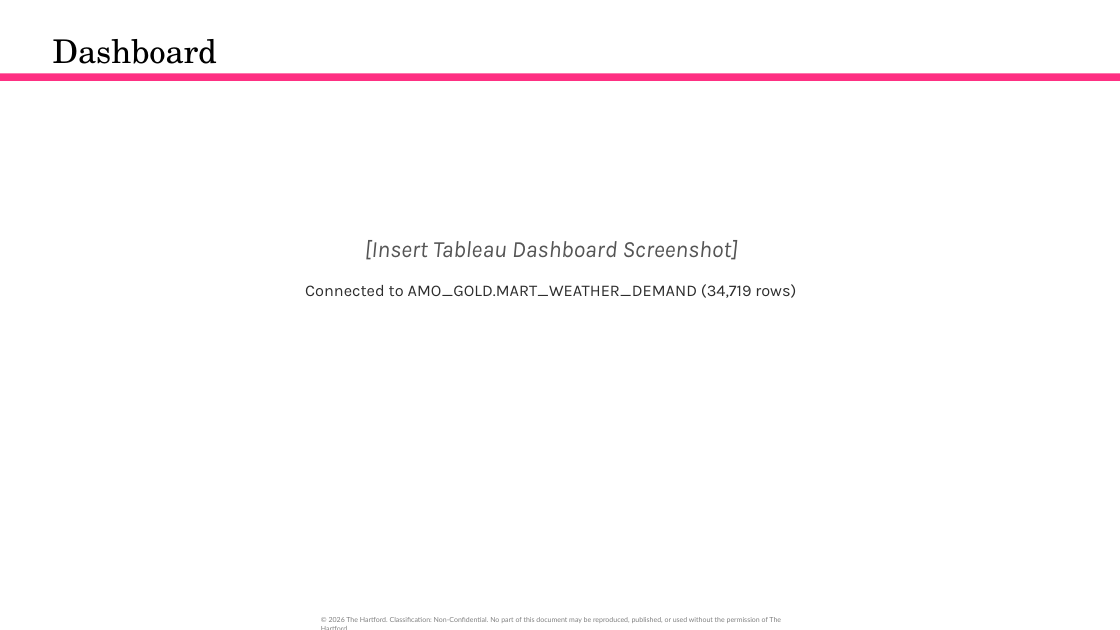
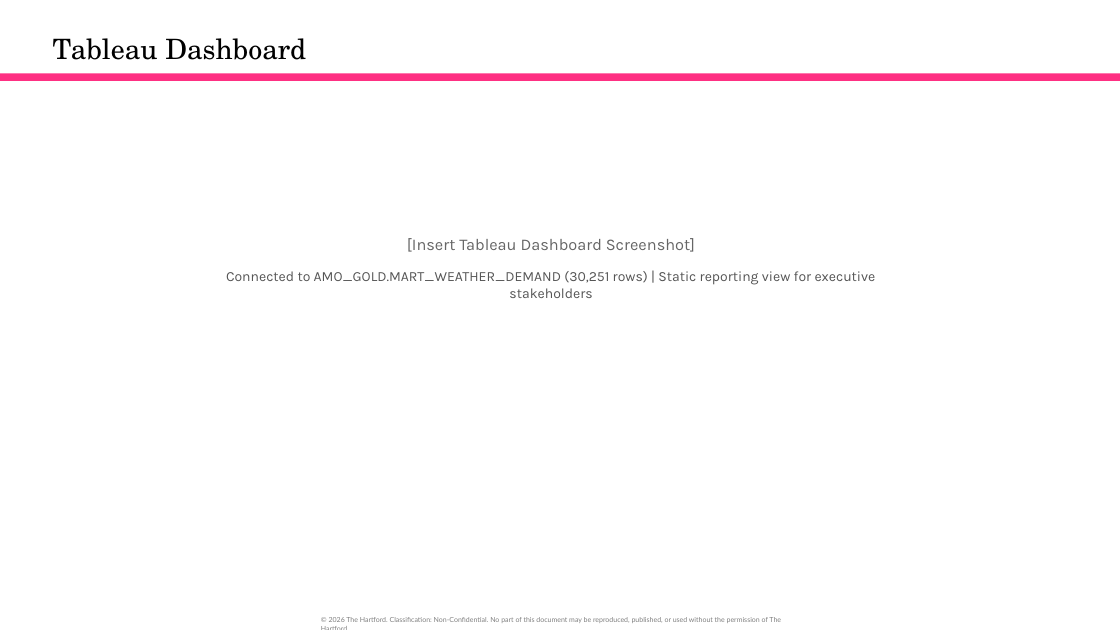
Before and after one commit to orlandojmarin/nyc-taxi-capstone, a slide deck: slide 16 of docs/Capstone_Presentation.pptx (slide 15 before the commit). Drawn at 1120x630 pixels with LibreOffice and Linux fonts; fonts in the diff are those of the drawing. Boxes give left, top, right and bottom in pixels: in the first picture for what was removed or moved away, otherwise in the second. Text is boxed around its words. In the diff, an @@ line names an element or a change of style, - is before the commit and + after.

```diff
--- a/docs/Capstone_Presentation.pptx
+++ b/docs/Capstone_Presentation.pptx
@@ title at <box>53,38,306,60</box>: text changed; size 28 to 24 pt @@
-Dashboard
+Tableau Dashboard
@@ text at <box>407,238,695,252</box>: size 20 to 14 pt, text colour #555555 to #666666, italic off in "[Insert Tableau Dashboard Screenshot]" @@
@@ text at <box>226,271,876,298</box>: text changed; size 14 to 12 pt; text colour #2D2D2D to #555555 @@
-Connected to AMO_GOLD.MART_WEATHER_DEMAND (34,719 rows)
+Connected to AMO_GOLD.MART_WEATHER_DEMAND (30,251 rows) | Static reporting view for executive stakeholders
```
Also in this commit, not shown: 8 other slides changed, 7 slides added, 2 slides removed, 3 other files.
